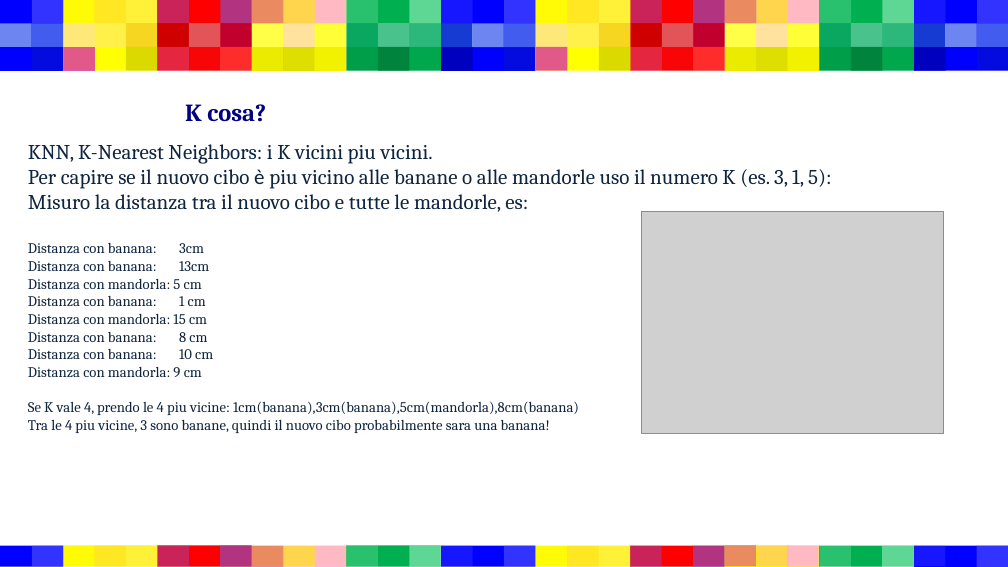
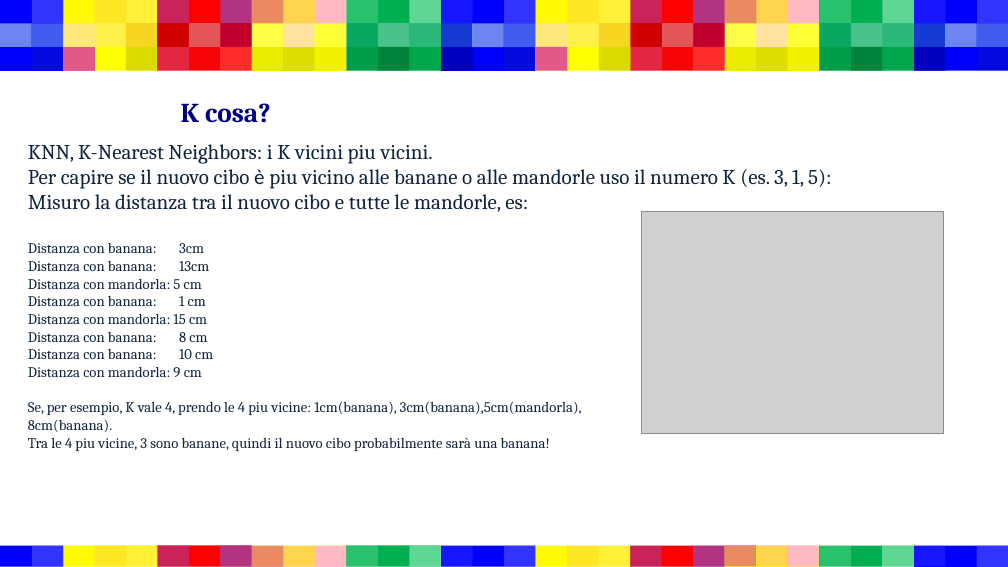
Before and after one commit to Biondi-Tommaso/knnVisualizer, a slide deck: slide 7 of Materiale_per_tutor/Presentazione.pptx (slide 6 before the commit). Drawn at 1008x567 pixels with LibreOffice and Linux fonts; fonts in the diff are those of the drawing; grey boxes stand for pictures. Boxes give left, top, right and bottom in pixels: in the first picture for what was removed or moved away, otherwise in the second. Text is boxed around its words. In the diff, an @@ line names an element or a change of style, - is before the commit and + after.

```diff
--- a/Materiale_per_tutor/Presentazione.pptx
+++ b/Materiale_per_tutor/Presentazione.pptx
@@ title "K cosa?" at <box>181,103,270,123</box>: size 23.4 to 26 pt @@
@@ text at <box>28,401,582,451</box>: text changed @@
-Se K vale 4, prendo le 4 piu vicine: 1cm(banana),3cm(banana),5cm(mandorla),8cm(banana)
-Tra le 4 piu vicine, 3 sono banane, quindi il nuovo cibo probabilmente sara una banana!
+Se, per esempio, K vale 4, prendo le 4 piu vicine: 1cm(banana), 3cm(banana),5cm(mandorla),
+8cm(banana).
+Tra le 4 piu vicine, 3 sono banane, quindi il nuovo cibo probabilmente sarà una banana!
```
Also in this commit, not shown: 5 other slides changed, 2 slides added.
